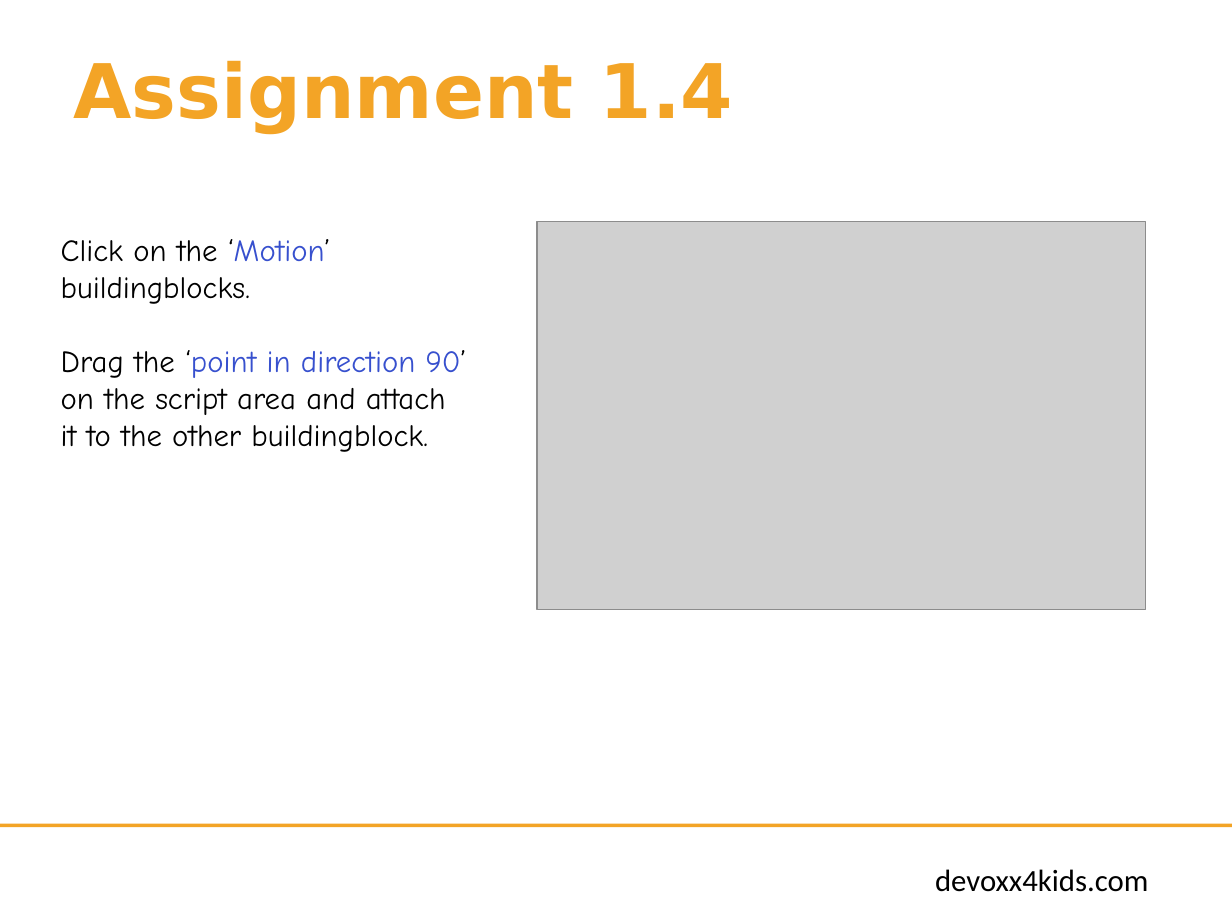
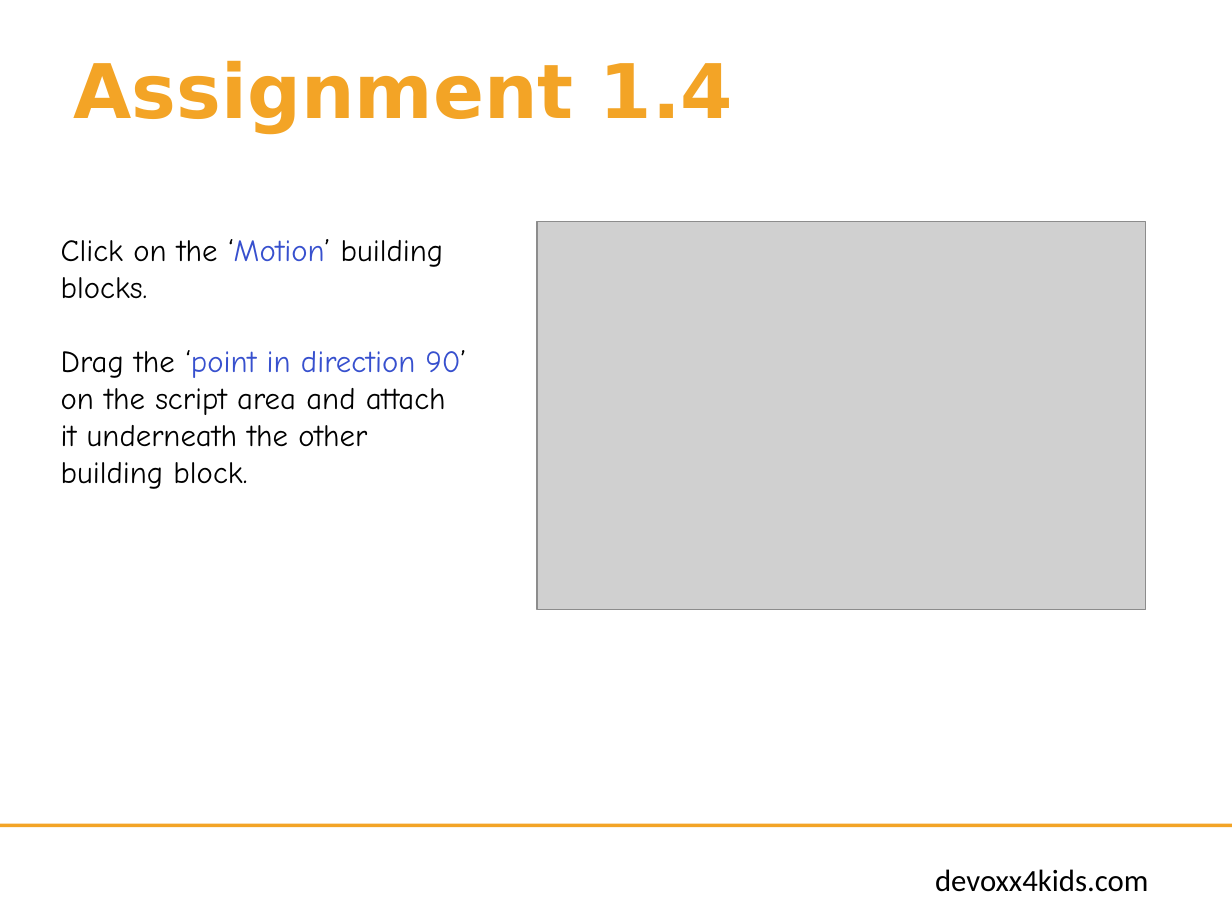
Before and after one commit to bertjan/jpoint-devoxx4kids, a slide deck: slide 5 of scratch-leapmotion/instructions/en/Assignment 1.pptx. Drawn at 1232x924 pixels with LibreOffice and Linux fonts; fonts in the diff are those of the drawing; grey boxes stand for pictures; background and template pictures are left out. Boxes give left, top, right and bottom in pixels: in the first picture for what was removed or moved away, otherwise in the second. Text is boxed around its words. In the diff, an @@ line names an element or a change of style, - is before the commit and + after.

```diff
--- a/scratch-leapmotion/instructions/en/Assignment 1.pptx
+++ b/scratch-leapmotion/instructions/en/Assignment 1.pptx
@@ text at bbox=[61, 239, 467, 489]: text changed @@
-Click on the ‘Motion’ buildingblocks.
-Drag the ‘point in direction 90’ on the script area and attach it to the other buildingblock.
+Click on the ‘Motion’ building blocks.
+Drag the ‘point in direction 90’ on the script area and attach it underneath the other building block.
```
Also in this commit, not shown: 6 other slides changed, 1 other file.
